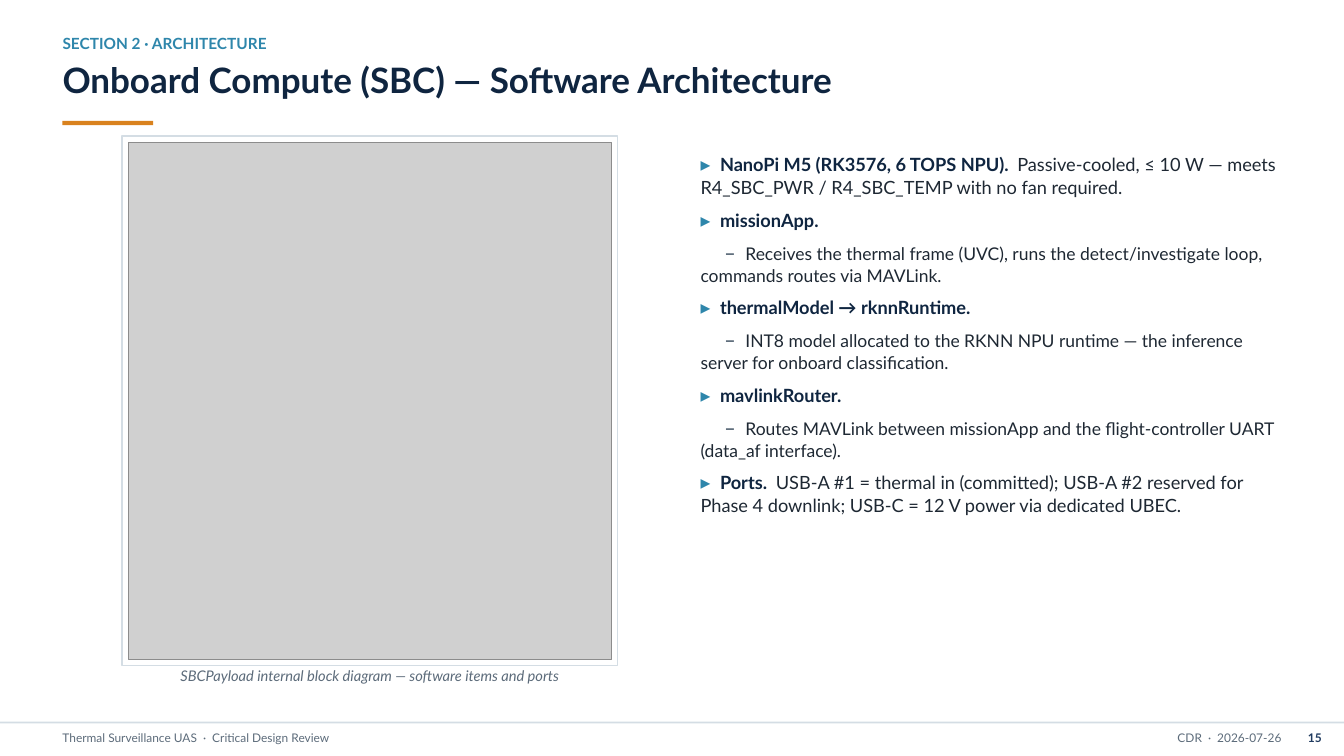
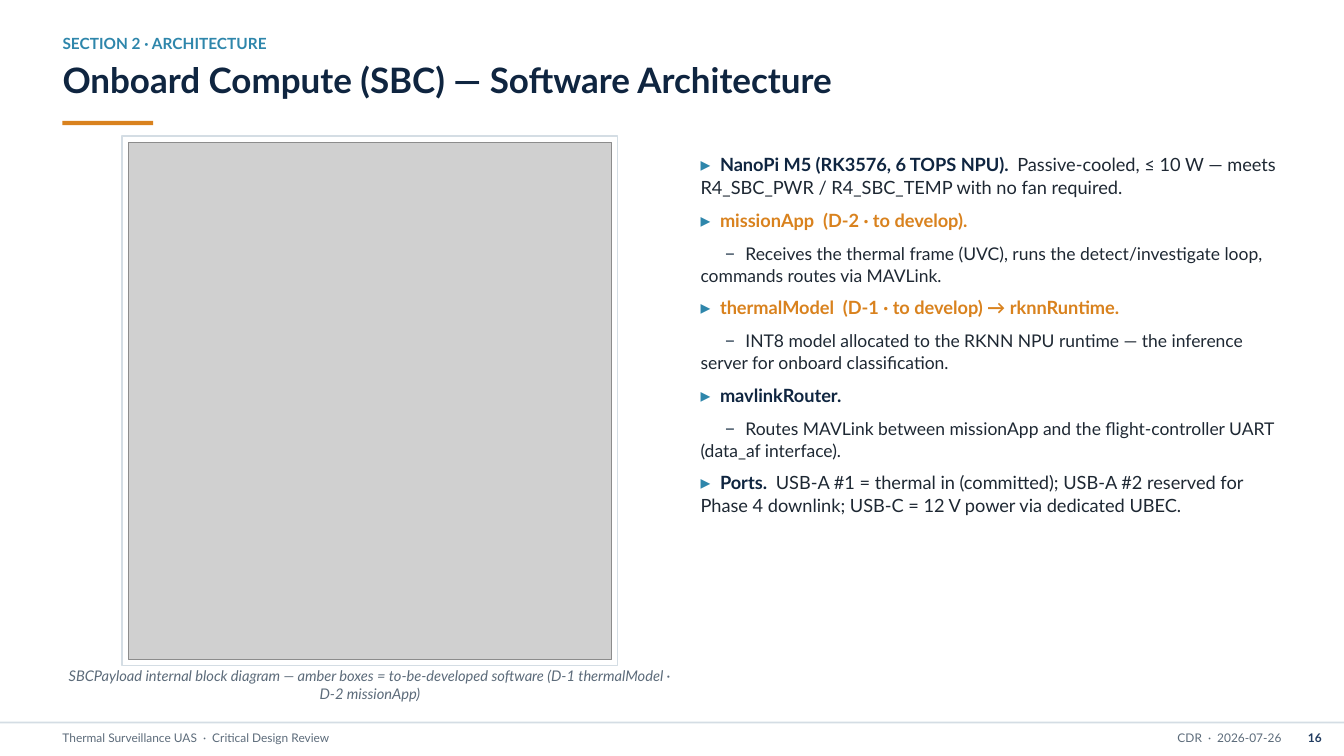
Before and after one commit to david12daniel/SurveillanceDrone, a slide deck: slide 17 of CDR_Thermal_Surveillance_Drone.pptx (slide 16 before the commit). Drawn at 1344x756 pixels with LibreOffice and Linux fonts; fonts in the diff are those of the drawing; grey boxes stand for pictures. Boxes give left, top, right and bottom in pixels: in the first picture for what was removed or moved away, otherwise in the second. Text is boxed around its words. In the diff, an @@ line names an element or a change of style, - is before the commit and + after.

```diff
--- a/CDR_Thermal_Surveillance_Drone.pptx
+++ b/CDR_Thermal_Surveillance_Drone.pptx
@@ text at (x1=720, y1=213, x2=968, y2=230): text changed; text colour #0F2540 to #D9821E @@
-▸ missionApp.
+▸ missionApp (D-2 · to develop).
@@ text at (x1=720, y1=300, x2=1119, y2=317): text changed; text colour #0F2540 to #D9821E @@
-▸ thermalModel → rknnRuntime.
+▸ thermalModel (D-1 · to develop) → rknnRuntime.
@@ text at (x1=69, y1=670, x2=663, y2=702): text changed @@
-SBCPayload internal block diagram — software items and ports
+SBCPayload internal block diagram — amber boxes = to-be-developed software (D-1 thermalModel · D-2 missionApp)
@@ text at (x1=1308, y1=733, x2=1322, y2=742): text changed @@
-15
+16
```
Also in this commit, not shown: 27 other slides changed, 4 slides added, 58 other files.
